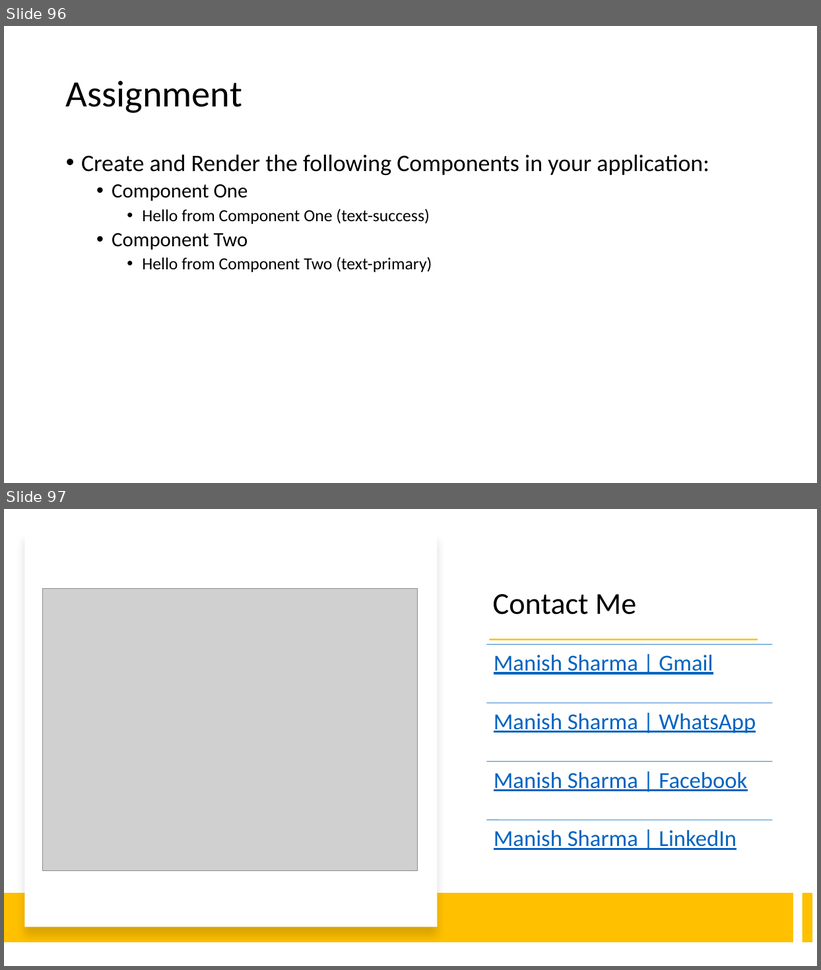
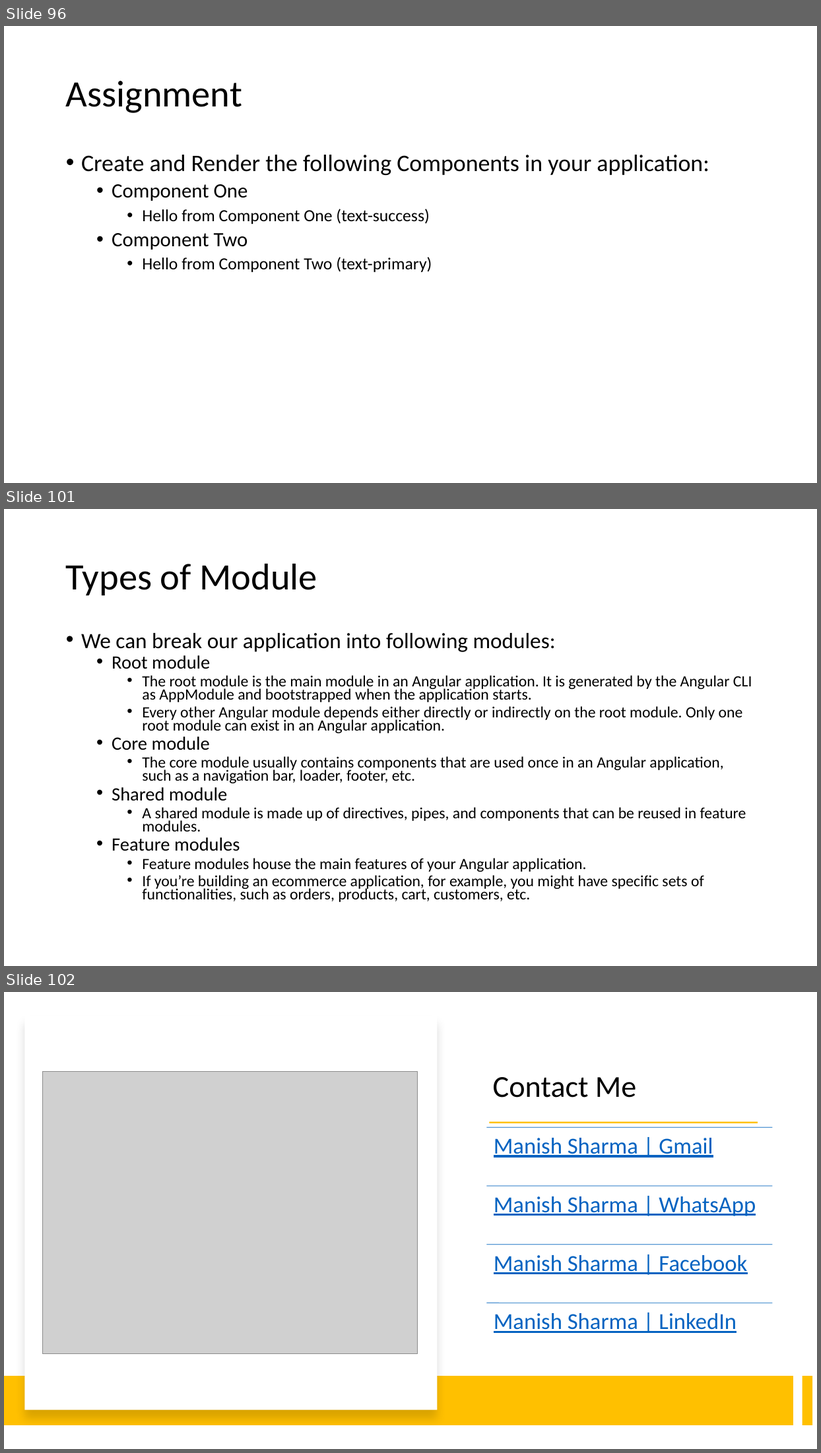
Before and after one commit to explore-with-manish/BFL_Byte_Jul23, a slide deck: Ng-Byte.pptx. Shown one above the other, each under a label of ours: slides 96 and 97 before the commit, slides 96, 101 and 102 after it; the slides between them are not shown. The pictures are 821x970 and 821x1453 pixels, drawn with LibreOffice and Linux fonts; fonts in the diff are those of the drawing; grey boxes stand for pictures. Boxes give left, top, right and bottom in pixels: in the first picture for what was removed or moved away, otherwise in the second. Text is boxed around its words. In the diff, an @@ line names an element or a change of style, - is before the commit and + after.

```diff
--- a/Ng-Byte.pptx
+++ b/Ng-Byte.pptx
@@ slide 101 added at (4, 509, 817, 966), background #FFFFFF @@
@@ title added at (66, 563, 318, 595), 44 pt, text #000000 @@
+Types of Module
@@ text added at (81, 633, 752, 902), 18.5 pt, text #000000 @@
+• We can break our application into following modules:
+  • Root module
+    • The root module is the main module in an Angular application. It is generated by the Angular CLI as AppModule and bootstrapped when the application starts.
+    • Every other Angular module depends either directly or indirectly on the root module. Only one root module can exist in an Angular application.
+  • Core module
+    • The core module usually contains components that are used once in an Angular application, such as a navigation bar, loader, footer, etc.
+  • Shared module
+    • A shared module is made up of directives, pipes, and components that can be reused in feature modules.
+  • Feature modules
+    • Feature modules house the main features of your Angular application.
+    • If you’re building an ecommerce application, for example, you might have specific sets of functionalities, such as orders, products, cart, customers, etc.
@@ what was slide 97 is now slide 102 @@
```
Also in this commit, not shown: 4 other slides added, 21 other files.
